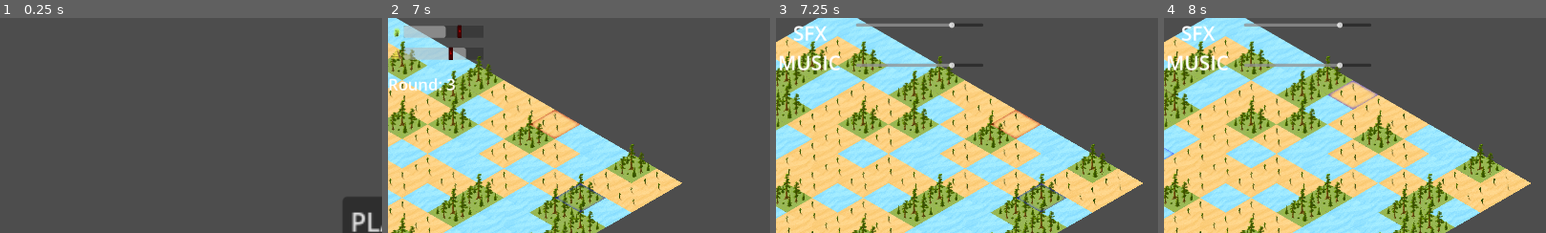
Above: before the commit, frames 1-4 (left to right).
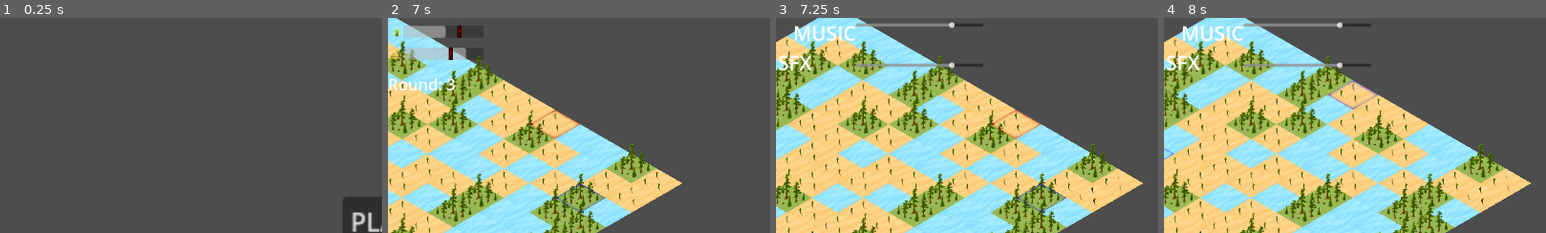
Above: after the commit, the same moments.

Repository: matouseek/game_jam_24
Game: Godot game, scene res://scenes/menu.tscn
The game is run twice, just before and just after one commit, with the same random seed, the same clock (stepped at 60 frames per second) and the same inputs. The engine's default icon, where the game draws it, is replaced by a stand-in: a white triangle on a blue panel in a dark square.
Inputs (mouse positions are % of the whole screen's width and height, from its top left):
- Up to frame 1 (0.25 s): no input
- Up to frame 2 (7 s): click "PLAY" at 0.5 s; click "PLAY" at 1.25 s; click "My Will Be Done!" at 2 s; click "My Will Be Done!" at 2.75 s; move the mouse to (72, 45) at 3.52 s; press the mouse at (72, 45) at 3.53 s; hold D (right) 3.53-4.28 s; move the mouse to (30, 55) at 4.27 s; release the mouse at (30, 55) at 4.28 s; hold S (down) 4.28-5.03 s; tap U (undo) at 4.35 s; move the mouse to (60, 28) at 5.02 s; hold D (right) 5.03-5.78 s; hold Mouse wheel up (zoom_in) 5.03-5.78 s; tap Enter at 5.75 s; move the mouse to (45, 70) at 5.77 s; hold W (up) 5.78-6.53 s; tap Mouse wheel down (zoom_out) at 5.85 s; move the mouse to (80, 65) at 6.52 s; press the mouse at (80, 65) at 6.53 s; hold A (left) from 6.53 s (still down)
- Up to frame 3 (7.25 s): keep holding A (left); tap Escape (settings) at 7.15 s
- Up to frame 4 (8 s): keep holding A (left); move the mouse to (20, 35) at 7.27 s; release the mouse at (20, 35) at 7.28 s; tap U (undo) at 7.35 s
The pictures show only the part of the screen within x 0-50%, y 8-58%; the shares and areas given below are measured in that part.

Frames 1-2 are identical in both runs. In frame 3, 1.2% of the frame differs, in the area x 0-21%, y 3-25%; in frame 4, 1.2%.

Commit message:
Audio working

Diff:
--- a/scenes/audio_settings.tscn
+++ b/scenes/audio_settings.tscn
@@ -1,6 +1,8 @@
-[gd_scene load_steps=2 format=3 uid="uid://cro6l6tjjo5d"]
+[gd_scene load_steps=4 format=3 uid="uid://cro6l6tjjo5d"]
 
 [ext_resource type="Script" path="res://scripts/audio_settings.gd" id="1_64tt8"]
+[ext_resource type="AudioStream" uid="uid://b8jw5s8f3h80g" path="res://assets/Sounds/Amogus.wav" id="2_nkpeu"]
+[ext_resource type="AudioStream" uid="uid://dacj4woglaavf" path="res://assets/Sounds/menu.mp3" id="3_7t5fu"]
 
 [node name="AudioSettings" type="CanvasLayer"]
 process_mode = 3
@@ -36,7 +38,7 @@
 step = 0.1
 metadata/_edit_use_anchors_ = true
 
-[node name="SFXLabel" type="Label" parent="."]
+[node name="MusicL" type="Label" parent="."]
 anchors_preset = -1
 anchor_left = 0.0223958
 anchor_top = 0.087037
@@ -45,18 +47,24 @@
 offset_right = -45.0
 offset_bottom = -46.0
 theme_override_font_sizes/font_size = 50
-text = "SFX"
+text = "MUSIC"
 metadata/_edit_use_anchors_ = true
 
-[node name="MusicLabel" type="Label" parent="."]
+[node name="SFXL" type="Label" parent="."]
 anchors_preset = -1
 anchor_left = 0.00260417
 anchor_top = 0.155556
 anchor_right = 0.0848958
 anchor_bottom = 0.219444
 theme_override_font_sizes/font_size = 50
-text = "MUSIC"
+text = "SFX"
 metadata/_edit_use_anchors_ = true
+
+[node name="SFXPlayer" type="AudioStreamPlayer" parent="."]
+stream = ExtResource("2_nkpeu")
+
+[node name="MusicPlayer" type="AudioStreamPlayer" parent="."]
+stream = ExtResource("3_7t5fu")
 
 [connection signal="value_changed" from="SFX" to="." method="_on_sfx_value_changed"]
 [connection signal="value_changed" from="Music" to="." method="_on_music_value_changed"]
--- a/scripts/audio_settings.gd
+++ b/scripts/audio_settings.gd
@@ -2,21 +2,28 @@
 
 var sfx = 0
 var music = 0
-# Called when the node enters the scene tree for the first time.
+
 func _ready() -> void:
 	$SFX.value = sfx
 	$Music.value = music
 
 func _input(event: InputEvent) -> void:
-	if (event.is_action_pressed("settings")):
+	if (event.is_action_pressed("settings") and get_tree().current_scene.name != 'Menu'):
 		visible = !visible
 		HUD.visible = !HUD.visible
 		get_tree().paused = !get_tree().paused
+		$SFXPlayer.play()
 
 
 func _on_sfx_value_changed(value: float) -> void:
 	sfx = value
-
+	$SFXPlayer.volume_db = sfx
 
 func _on_music_value_changed(value: float) -> void:
 	music = value
+	$MusicPlayer.volume_db = music
+
+func play_music(name):
+	$MusicPlayer.stream = load(name) as AudioStream
+	$MusicPlayer.stream.loop = true
+	$MusicPlayer.play()
--- a/scripts/menu.gd
+++ b/scripts/menu.gd
@@ -1,4 +1,7 @@
 extends Node2D
+
+func _ready() -> void:
+	AS.play_music("res://assets/Sounds/menu.mp3")
 
 func _on_button_pressed() -> void:
 	$Trans.visible = true
Not shown, added: assets/Sounds/Amogus.wav.import
Not shown, added: assets/Sounds/bring-out-your-dead-funeral-procession-sadness-grief-mourning-hiphop-142474.mp3.import
Not shown, added: assets/Sounds/menu.mp3.import
Not shown, added: assets/Sounds/Amogus.wav
Not shown, added: assets/Sounds/bring-out-your-dead-funeral-procession-sadness-grief-mourning-hiphop-142474.mp3
Not shown, added: assets/Sounds/menu.mp3
